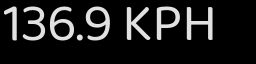
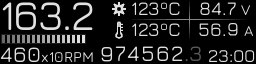
Layered file, before and after one edit (256 × 64). Changes by layer:
removed layer "136.9 KPH" over left=4, top=6, right=213, bottom=41
added layer "460x10RPM" above "Слой" over left=0, top=47, right=93, bottom=63
added layer "Слой #1" above "Слой #2" over left=1, top=34, right=86, bottom=44
added layer "974562.3" above "Слой #3" over left=101, top=46, right=201, bottom=62
added layer "Слой #3" above "84.7 V ..." over left=132, top=1, right=253, bottom=39
added layer "84.7 V ..." above "123oC ..." over left=199, top=2, right=253, bottom=36
added layer "123oC ..." above "85.2 V ..." over left=112, top=2, right=180, bottom=39
added layer "85.2 V ..." above "163.2KPH" over left=2, top=35, right=255, bottom=63
added layer "163.2KPH" above "Копия Фон" over left=2, top=2, right=93, bottom=30
